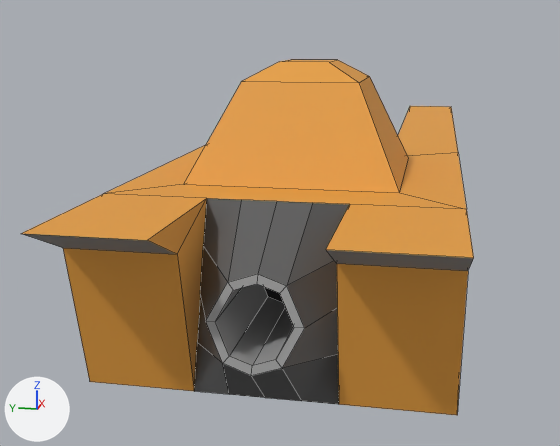
An edit to the FBX model Assets/Models/shipmodel2.fbx, drawn before and after from the same camera.
Camera for both pictures: a camera (50 mm lens) standing at (-5.03, -0.82, 1.41) and looking at (1.24, 0.43, -0.15). Lighting does not change. The marker at lower left points along +X, +Y and +Z. Mesh edges are drawn as thin lines.
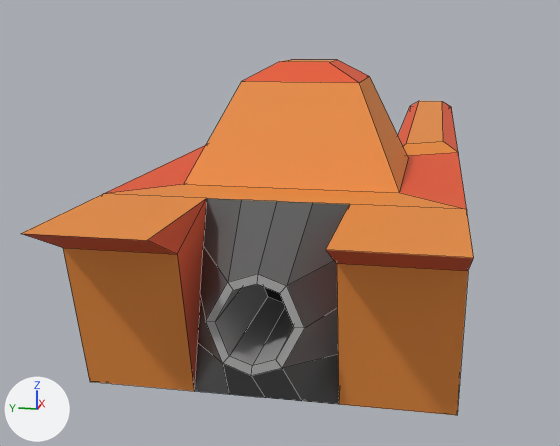
Pixel boxes (x1, y1, x2, y2) of what changed, in the pictures (560 x 446 px):
part 1 of me_cube, built on
    before: (398, 106, 458, 156)
    after: (398, 101, 458, 156)
part 2 of me_cube, recoloured
    both: (23, 59, 474, 415)
part 3 of me_cube, recoloured
    both: (104, 60, 466, 386)
part 4 of me_cube, recoloured
    both: (24, 234, 474, 271)

What the commit changed:
Material 'PrimaryColor' (mat_primarycolor) is new.
Its base color is (0.831, 0.271, 0.047) (orange #eb8e3d).
Its roughness is 0.69.
Material 'SecondaryColor' (mat_secondarycolor) is new.
Its base color is (0.8, 0.0995, 0.0287) (orange #e7592f).
Its roughness is 0.69.
me_cube is used by ob_cube; location (0.0, 0.0, 0.002).
me_cube had 110 vertices, 98 faces and spanned x -1.91..4.82, y -1.0..1.0, z -0.48..1.23.
me_cube now has 137 vertices, 125 faces and spans x -1.91..4.82, y -1.0..1.0, z -0.53..1.23.
Part 1, on me_cube:
5 faces are deleted.
22 vertices are added at x -1.19..4.71, y -0.91..0.91, z -0.53..0.6.
5 new vertices lie (0.13, 0.0, -0.05) away from vertices in x -1.32, y -0.39..0.39, z -0.48.
13 new faces join them, mat_secondarycolor (orange #e7592f).
2 new faces join them, mat_darkgray (dark grey #5a5a5a).
17 new faces join them, mat_primarycolor (orange #eb8e3d).
me_cube part 2: 31 faces spanning x -1.91..4.82, y -1.0..1.0, z -0.48..1.23 switch from mat_gold (orange #e7a03f) to mat_primarycolor (orange #eb8e3d).
me_cube part 3: 21 faces spanning x -1.91..4.82, y -1.0..1.0, z -0.48..1.23 switch from mat_gold (orange #e7a03f) to mat_secondarycolor (orange #e7592f).
me_cube part 4: 8 faces spanning x -1.91..0.66, y -1.0..1.0, z 0.35..1.07 switch from mat_gray (grey #9b9b9b) to mat_secondarycolor (orange #e7592f).
